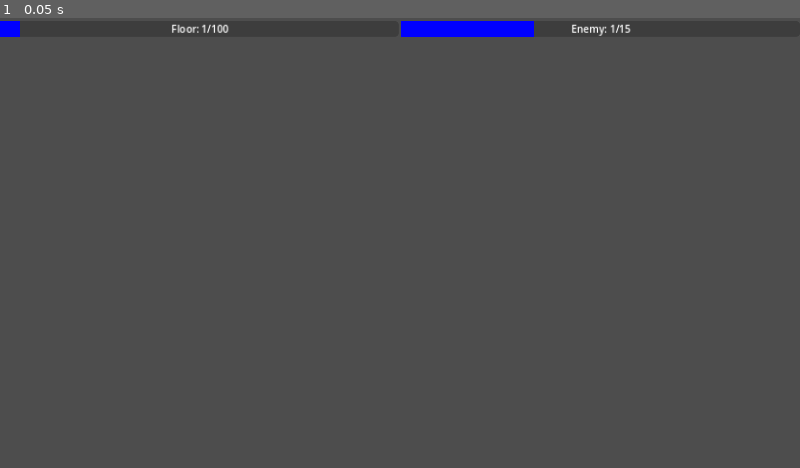
Above: before the commit, frame 1.
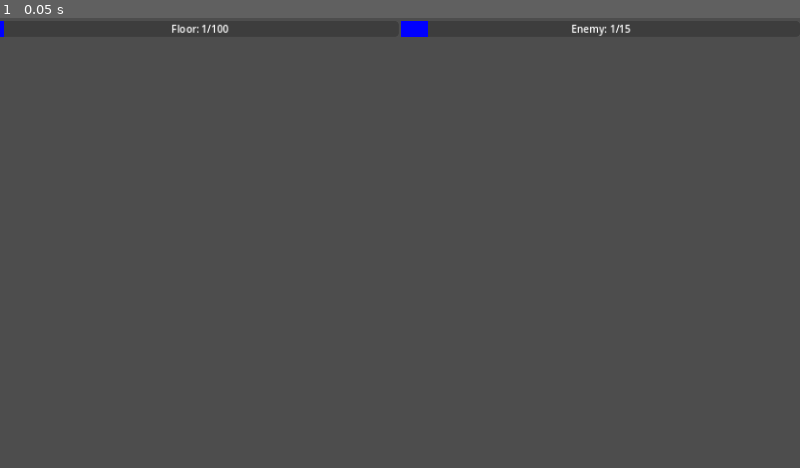
Above: after the commit, the same moment.

Repository: Pepice23/ClimbTheTower
Game: Godot game, scene res://main/main.tscn
Same seed, same stepped clock (60 frames per second), same inputs: the game is played once before the commit and once after it. The project has no main scene, so this scene is started directly.
Inputs:
- Up to frame 1 (0.05 s): no input

The runs differ from the first frame. In frame 1, 0.5% of the frame differs, in the area x 0-67%, y 0-5%.

Commit message:
set the fill color and the default progress from playerdata

Diff:
--- a/stage_progress/stage_progress.gd
+++ b/stage_progress/stage_progress.gd
@@ -7,8 +7,8 @@
 
 # Called when the node enters the scene tree for the first time.
 func _ready():
-	pass # Replace with function body.
 	set_progress_fill_color()
+	set_defaults()
 
 func set_progress_fill_color():
 	var style_box = StyleBoxFlat.new()
@@ -16,5 +16,6 @@
 	floor_progress_bar.add_theme_stylebox_override("fill", style_box)
 	enemy_progress_bar.add_theme_stylebox_override("fill", style_box)
 
-	floor_progress_bar.value = 5
-	enemy_progress_bar.value = 5
+func set_defaults():
+	floor_progress_bar.value = PlayerData.floor_progress
+	enemy_progress_bar.value = PlayerData.enemy_progress
